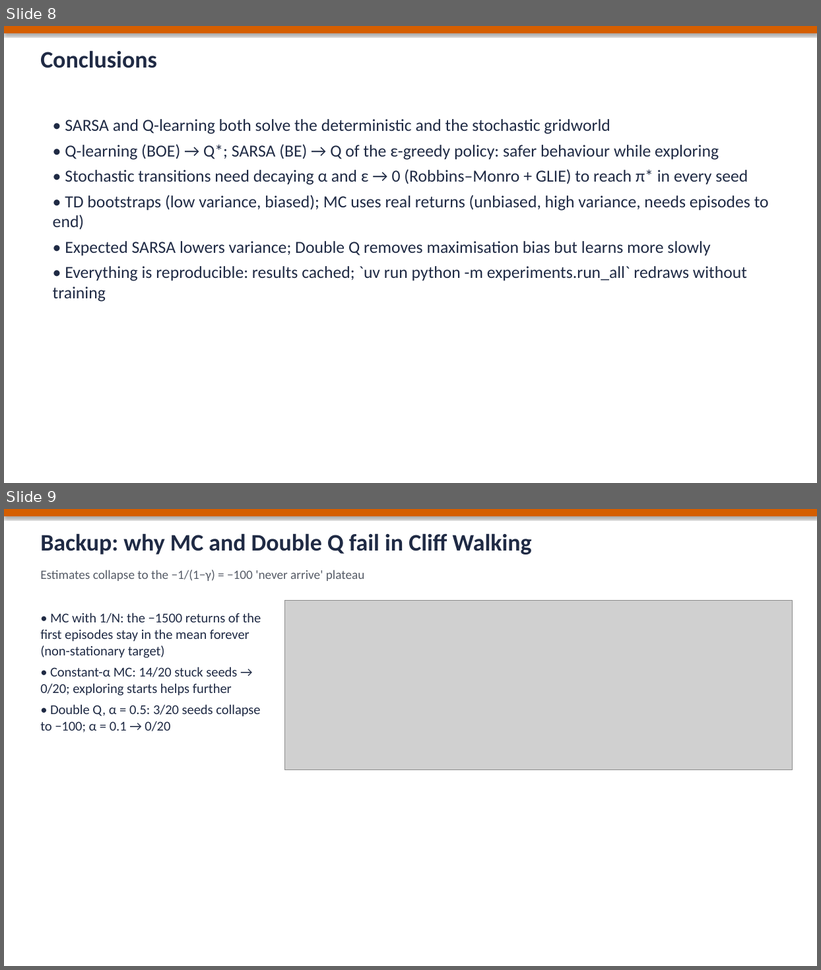
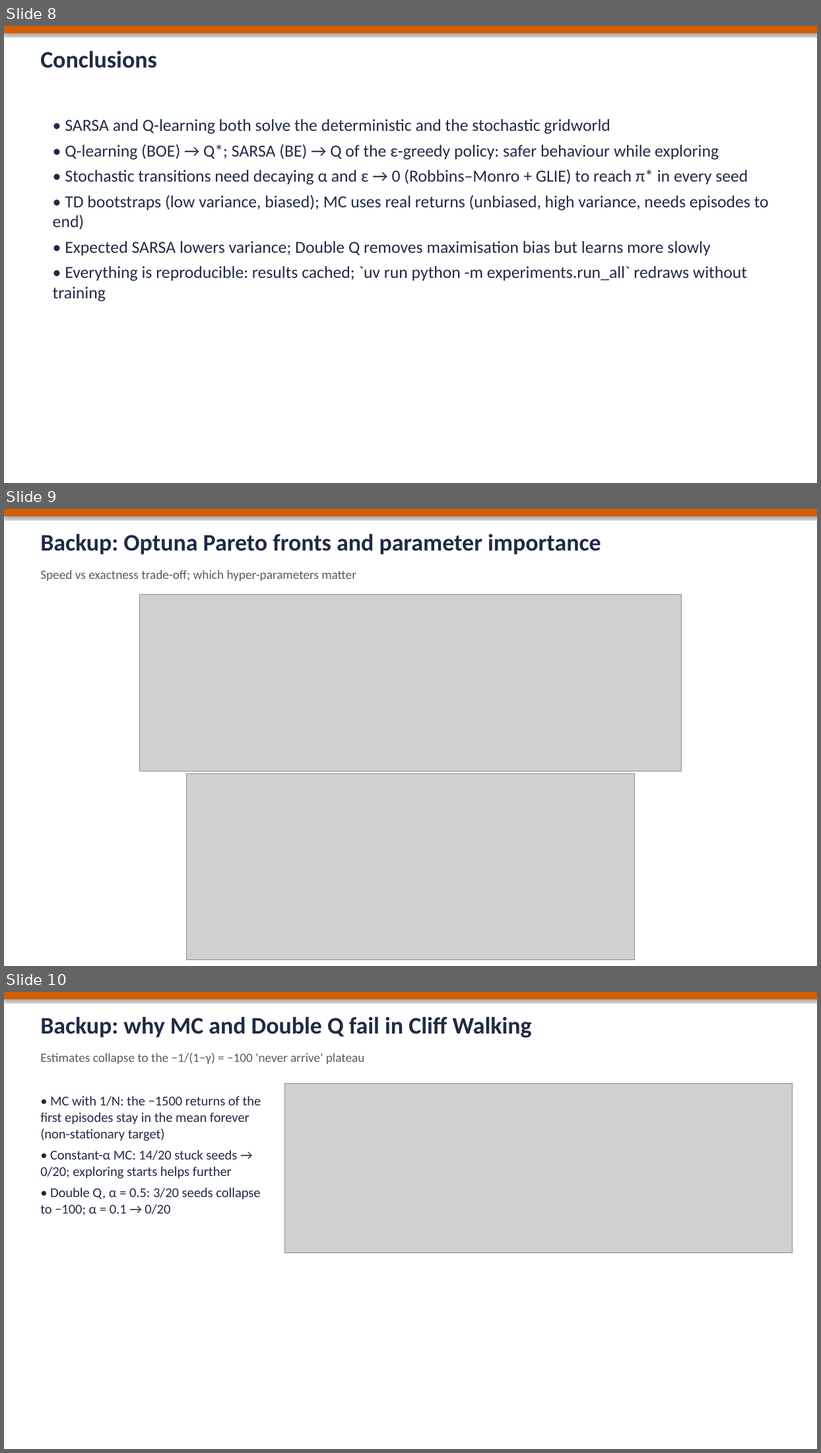
Before and after one commit to ElTiToRuiz/assignment-1, a slide deck: docs/presentation.pptx. Shown one above the other, each under a label of ours: slides 8 and 9 before the commit, slides 8, 9 and 10 after it. The pictures are 821x970 and 821x1453 pixels, drawn with LibreOffice and Linux fonts; fonts in the diff are those of the drawing; grey boxes stand for pictures. Boxes give left, top, right and bottom in pixels: in the first picture for what was removed or moved away, otherwise in the second. Text is boxed around its words. In the diff, an @@ line names an element or a change of style, - is before the commit and + after.

Commit message:
Optuna study results: 12 multi-objective studies x 150 trials (trained on Windows)
- results/optuna/studies.db and the held-out evaluation cache
- exp4 figures and tables: tuned vs default on 20 held-out seeds, Pareto fronts,
  parameter importance
- README, THEORY and slides: findings of the full study

```diff
--- a/docs/presentation.pptx
+++ b/docs/presentation.pptx
@@ slide 9 added at (4, 509, 817, 966), background #FFFFFF @@
@@ rectangle added at (4, 509, 817, 516), fill #D55E00 @@
@@ text added at (40, 533, 601, 555), 28 pt, text #1F2A44, bold @@
+Backup: Optuna Pareto fronts and parameter importance
@@ text added at (40, 570, 356, 581), 15 pt, text #555B66 @@
+Speed vs exactness trade-off; which hyper-parameters matter
@@ picture added at (139, 594, 681, 771) @@
@@ picture added at (186, 774, 636, 960) @@
@@ what was slide 9 is now slide 10 @@
```
Also in this commit, not shown: 1 other slide added, 1 slide removed, 59 other files.
